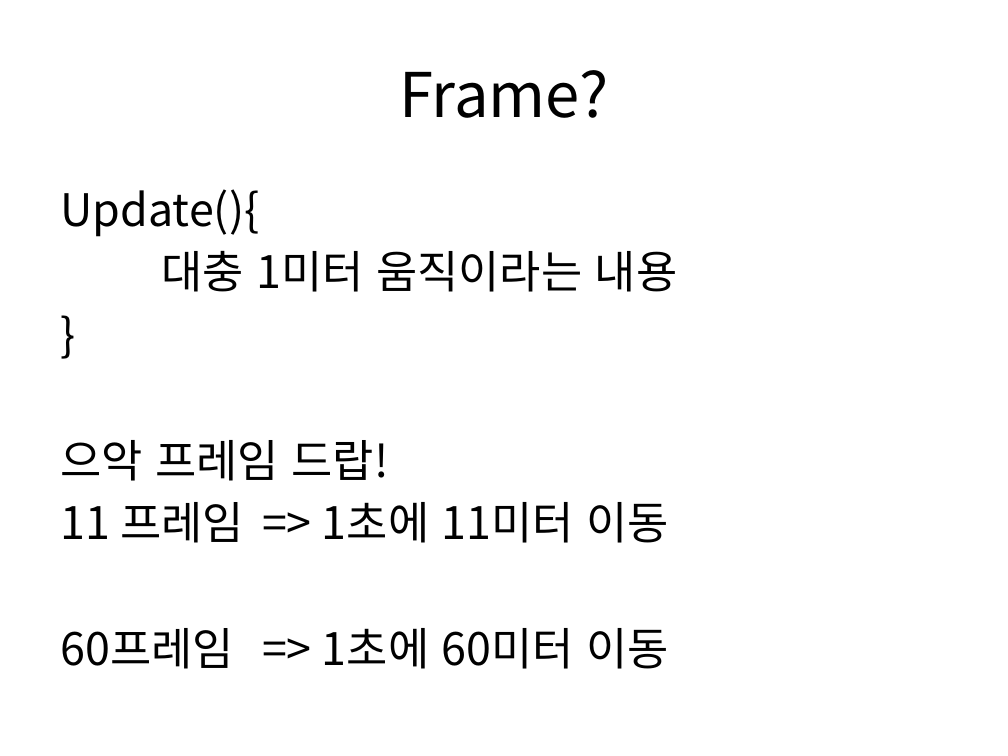
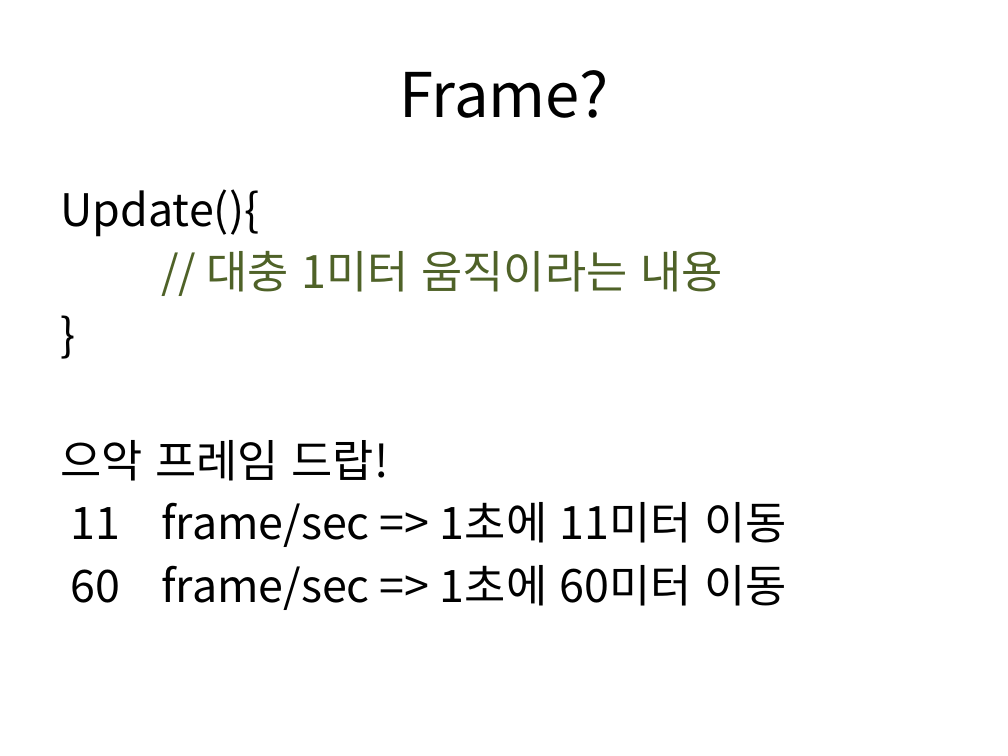
Before and after one commit to IamGroooooot/cien-unity-2019, a slide deck: slide 40 of 1주차.pptx. Drawn at 1008x756 pixels with LibreOffice and Linux fonts; fonts in the diff are those of the drawing. Boxes give left, top, right and bottom in pixels: in the first picture for what was removed or moved away, otherwise in the second. Text is boxed around its words. In the diff, an @@ line names an element or a change of style, - is before the commit and + after.

```diff
--- a/1주차.pptx
+++ b/1주차.pptx
@@ text at [206, 251, 722, 292]: text changed; text colour #000000 to #4F6228 @@
-대충 1미터 움직이라는 내용
+// 대충 1미터 움직이라는 내용
@@ text at [71, 502, 787, 610]: text changed @@
-11 프레임 => 1초에 11미터 이동
-60프레임 => 1초에 60미터 이동
+11 frame/sec => 1초에 11미터 이동
+60 frame/sec => 1초에 60미터 이동
```
Also in this commit, not shown: 17 other slides changed.
